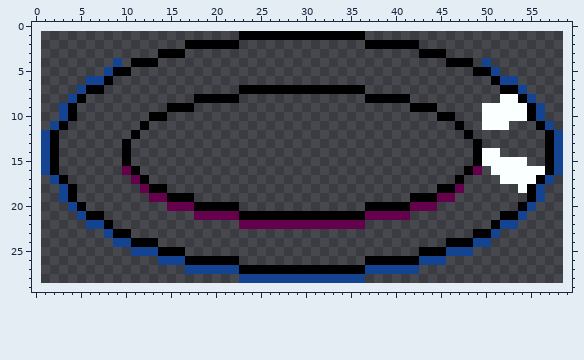
Pixel-art sprite, stored at game/assets/export-player-innertube.png. The picture above was drawn from the file before the commit.
The file is 58x28 pixels. The old version is drawn lined up with the new one, on the new canvas.
The result:
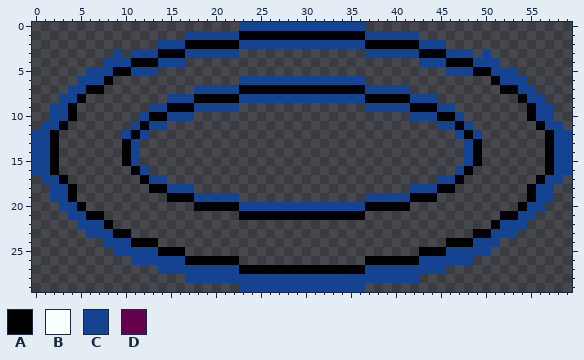
Palette (. is transparent): A #000000  B #faffff  C #144491  D #64004c
The author wrote: Innertube looks good
Diff:
canvas 58x28 -> 60x30, the old top-left corner now at 1,1
@@ x 0..59 @@
- 0 ............................................................
- 1 .......................AAAAAAAAAAAAAA.......................
- 2 .................AAAAAA..............AAAAAA.................
- 3 ..............AAA..........................AAA..............
- 4 .........C.AAA................................AAA.C.........
- 5 ........CAA......................................AAC........
- 6 ......CCA..........................................ACC......
- 7 .....CAA...............AAAAAAAAAAAAAA...............AAC.....
- 8 ....CA............AAAAA..............AAAAA..........BBAC....
- 9 ...CA..........AAA........................AAA.....BBBBBAC...
-10 ...CA........AA..............................AA...BBBBBAC...
-11 ..CA........A..................................A..BBB...AC..
-12 .CA........A....................................A........AC.
-13 .CA.......A......................................A.......AC.
-14 .CA.......A......................................ABB.....AC.
-15 .CA.......A......................................ABBBBB..AC.
-16 .CA.......DA....................................AD.BBBBBBAC.
-17 ..CA.......DA..................................A....BBBBAC..
-18 ...CA.......DAA..............................AAD......BAC...
-19 ...CA........DDAAA........................AAADD........AC...
-20 ....CA.........DDDAAAAA..............AAAAADDD.........AC....
-21 .....CAA..........DDDDDAAAAAAAAAAAAAADDDDD..........AAC.....
-22 ......CCA..............DDDDDDDDDDDDDD..............ACC......
-23 ........CAA......................................AAC........
-24 .........CCAAA................................AAACC.........
-25 ...........CCCAAA..........................AAACCC...........
-26 ..............CCCAAAAAA..............AAAAAACCC..............
-27 .................CCCCCCAAAAAAAAAAAAAACCCCCC.................
-28 .......................CCCCCCCCCCCCCC.......................
-29 ............................................................
+ 0 .......................CCCCCCCCCCCCCC.......................
+ 1 .................CCCCCCAAAAAAAAAAAAAACCCCCC.................
+ 2 ..............CCCAAAAAACCCCCCCCCCCCCCAAAAAACCC..............
+ 3 .........C.CCCAAACCCCCC..............CCCCCCAAACCC.C.........
+ 4 ........CCCAAACCC..........................CCCAAACCC........
+ 5 ......CCCAACCC................................CCCAACCC......
+ 6 .....CCCA..............CCCCCCCCCCCCCC..............ACCC.....
+ 7 ....CCAA..........CCCCCAAAAAAAAAAAAAACCCCC..........AACC....
+ 8 ...CCA.........CCCAAAAACCCCCCCCCCCCCCAAAAACCC.........ACC...
+ 9 ..CCA........CCAAACCCCC..............CCCCCAAACC........ACC..
+10 ..CCA.......CAACCC........................CCCAAC.......ACC..
+11 .CCA.......CACC..............................CCAC.......ACC.
+12 CCA.......CAC..................................CAC.......ACC
+13 CCA.......AC....................................CA.......ACC
+14 CCA.......AC....................................CA.......ACC
+15 CCA.......AC....................................CA.......ACC
+16 CCA........AC..................................CA........ACC
+17 .CCA........ACC..............................CCA........ACC.
+18 ..CCA........AACCC........................CCCAA........ACC..
+19 ..CCA..........AAACCCCC..............CCCCCAAA..........ACC..
+20 ...CCA............AAAAACCCCCCCCCCCCCCAAAAA............ACC...
+21 ....CCAA...............AAAAAAAAAAAAAA...............AACC....
+22 .....CCCA..........................................ACCC.....
+23 ......CCCAA......................................AACCC......
+24 ........CCCAAA................................AAACCC........
+25 .........CCCCCAAA..........................AAACCCCC.........
+26 ...........CCCCCCAAAAAA..............AAAAAACCCCCC...........
+27 ..............CCCCCCCCCAAAAAAAAAAAAAACCCCCCCCC..............
+28 .................CCCCCCCCCCCCCCCCCCCCCCCCCC.................
+29 .......................CCCCCCCCCCCCCC.......................
Pixel boxes of the changes (left, top, right, bottom) in both pictures:
changed: (32, 22, 572, 292)
